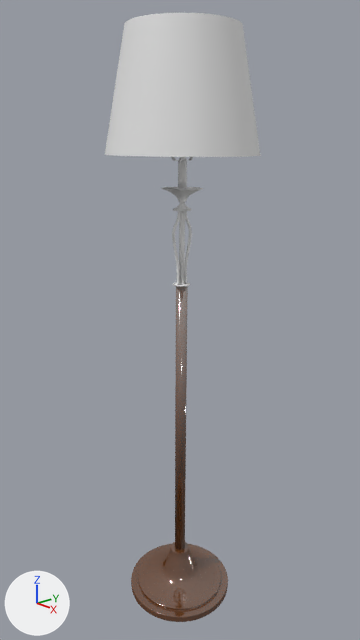
The Blender file Models/Lamp.blend: old version first, new version second.
Camera for both pictures: the file's camera 'Camera'. Lighting does not change. The marker at lower left points along +X, +Y and +Z.

The first picture shows 'Base', 'Base Rod', 'Cover'.
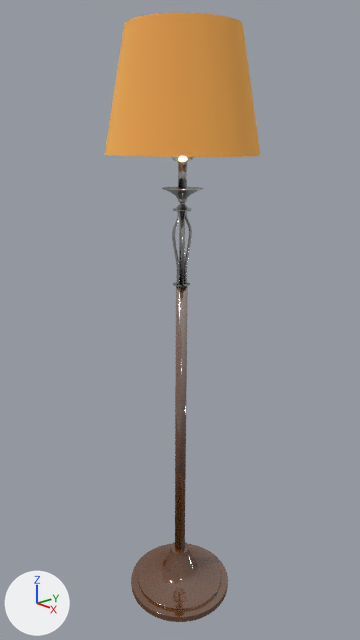
Changed parts and their boxes [x1, y1, x2, y2] in the pictures (360 x 640 px):
```json
{"object": "Cover", "change": "recoloured", "before": [105, 13, 261, 157], "after": [105, 13, 261, 157], "on screen": "grey to orange"}
```

Edits to the scene script, one JSON object a line:
```json
{"op": "add", "block": "mat_covering", "code": ["mat_covering = bpy.data.materials.new('Covering')", "mat_covering.use_nodes = True; mat_covering.node_tree.nodes.clear()", "_N = mat_covering.node_tree.nodes; _L = mat_covering.node_tree.links", "n0 = _N.new('ShaderNodeOutputMaterial'); n0.name = 'Material Output'", "n1 = _N.new('ShaderNodeGroup'); n1.name = 'Group'", "n1.node_tree = ng_pbr_dielectric", "n1.inputs[0].default_value = (1.0, 0.502, 0.0923, 1.0)  # 'Color', orange #ffbc56", "n1.inputs[1].default_value = 0.9  # 'Roughness'", "n1.inputs[2].default_value = 0.2  # 'Reflection'", "n1.inputs[3].default_value = (0.0, 0.0, 0.0)  # 'Normal'", "_L.new(n1.outputs[0], n0.inputs[0])  # 'Shader' to 'Surface'"]}
{"block": "me_cylinder_008", "where": "me_cylinder_008.from_pydata(...)  # 64 vertices, 32 faces; spans x -3.61..3.61, y -3.61..3.61, z -2.69..2.69"}
{"op": "add", "block": "me_cylinder_008", "code": "me_cylinder_008.materials.append(mat_covering)"}
```
